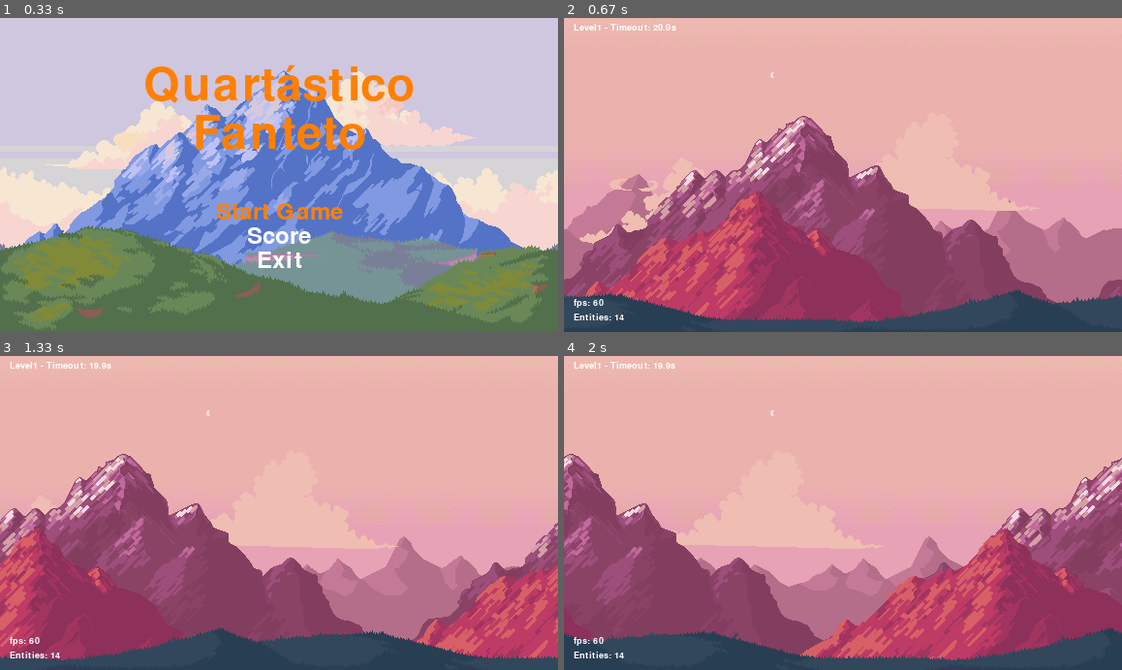
Above: before the commit, frames 1-4 (two rows, left to right).
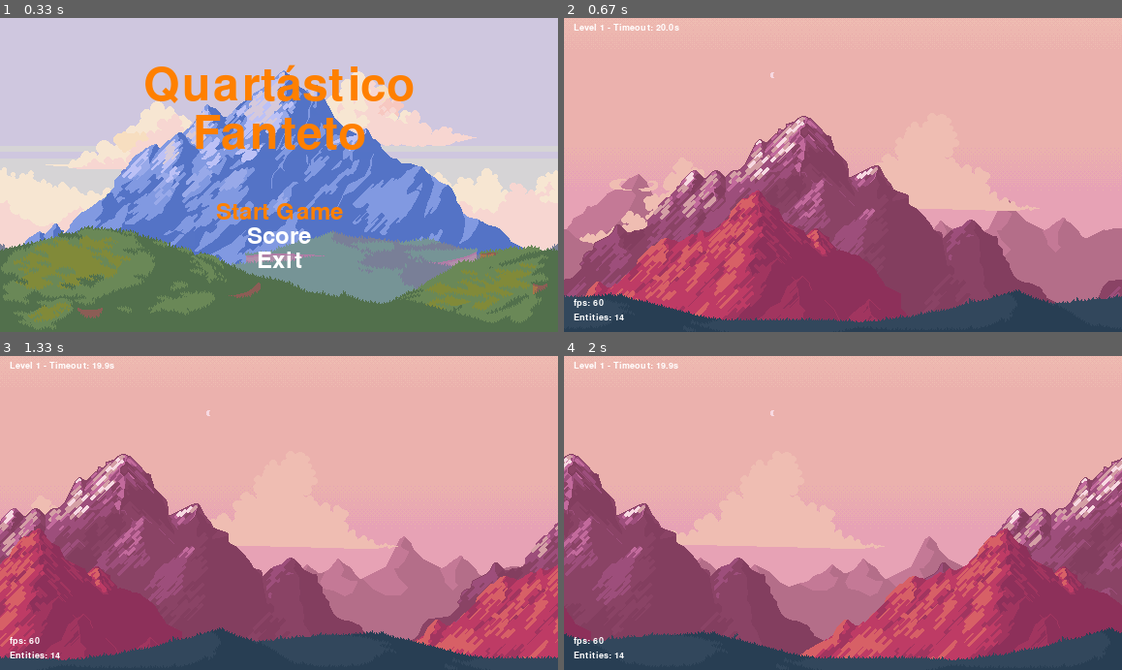
Above: after the commit, the same moments.

Repository: JoaoNahid/PyGame
Game: pygame game, started from main.py
Same seed, same stepped clock (60 frames per second), same inputs: the game is played once before the commit and once after it.
Inputs:
- Up to frame 1 (0.33 s): no input
- Up to frame 2 (0.67 s): tap Enter at 0.33 s
- Up to frame 3 (1.33 s): no input
- Up to frame 4 (2 s): no input

Frame 1 is identical in both runs. In frame 2, 0.1% of the frame differs, in the area x 5-21%, y 1-5%; in frame 3, 0.1%; in frame 4, 0.1%.

Commit message:
:pencil: Text: Change level name

Diff:
--- a/code/Game.py
+++ b/code/Game.py
@@ -20,7 +20,7 @@
 
             match self.action.lower():
                 case 'start game':
-                    level = Level(self.window, 'Level1', 1)
+                    level = Level(self.window, 'Level 1', 1)
                     level.run()
                 case 'exit':
                     self.quit()
